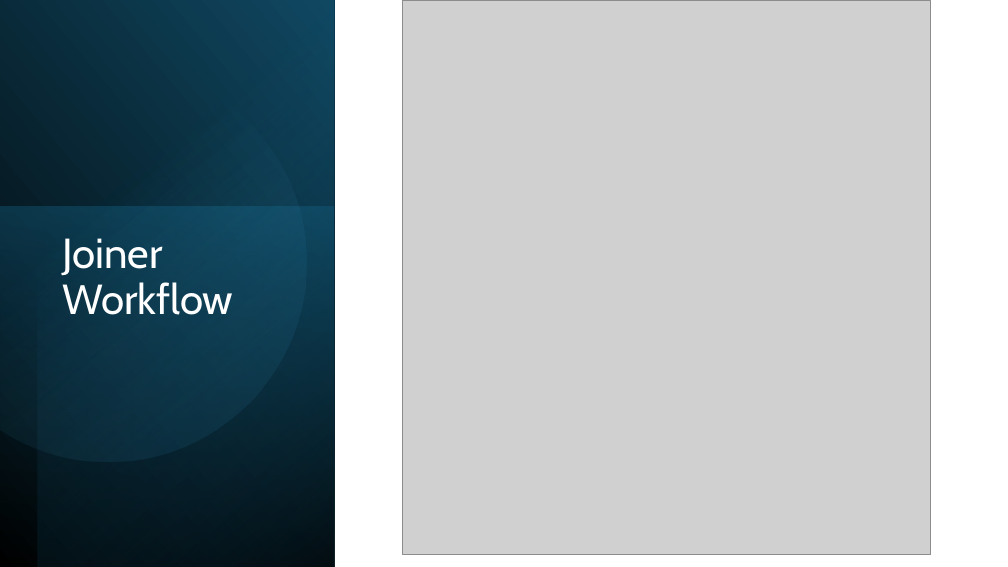
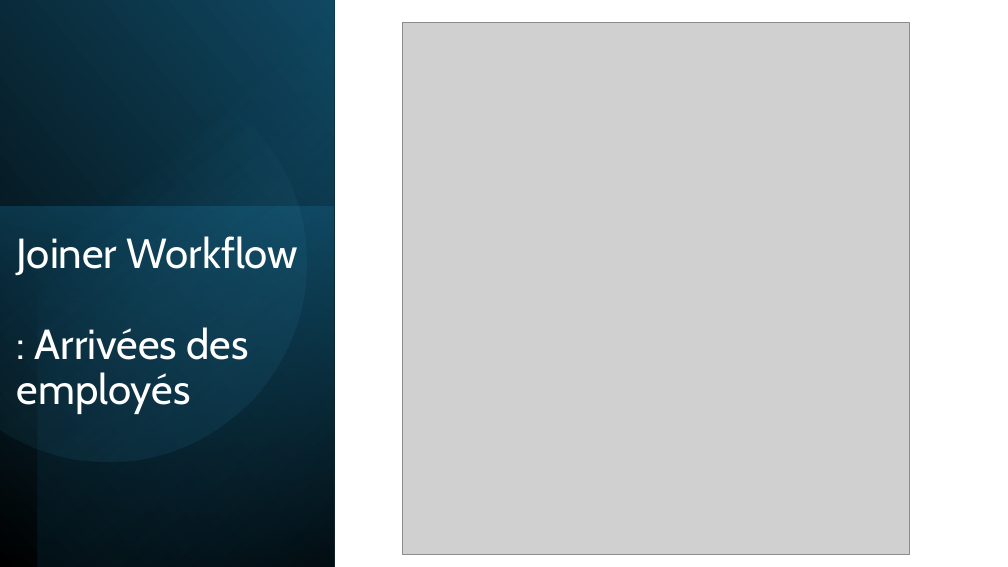
Before and after one commit to gkangaya/IAM-Lifecycle-Healthcare-Automation, a slide deck: slide 5 of 09-Presentation/IAM-Healthcare-Automation-Professional.pptx. Drawn at 1008x567 pixels with LibreOffice and Linux fonts; fonts in the diff are those of the drawing; grey boxes stand for pictures. Boxes give left, top, right and bottom in pixels: in the first picture for what was removed or moved away, otherwise in the second. Text is boxed around its words. In the diff, an @@ line names an element or a change of style, - is before the commit and + after.

```diff
--- a/09-Presentation/IAM-Healthcare-Automation-Professional.pptx
+++ b/09-Presentation/IAM-Healthcare-Automation-Professional.pptx
@@ picture: place and size @@
-picture at <box>403,0,931,554</box>
+picture at <box>403,23,910,554</box>
@@ title at <box>17,236,298,414</box>: text changed @@
-Joiner Workflow
+Joiner Workflow
+: Arrivées des employés
```
Also in this commit, not shown: 3 other slides changed.
